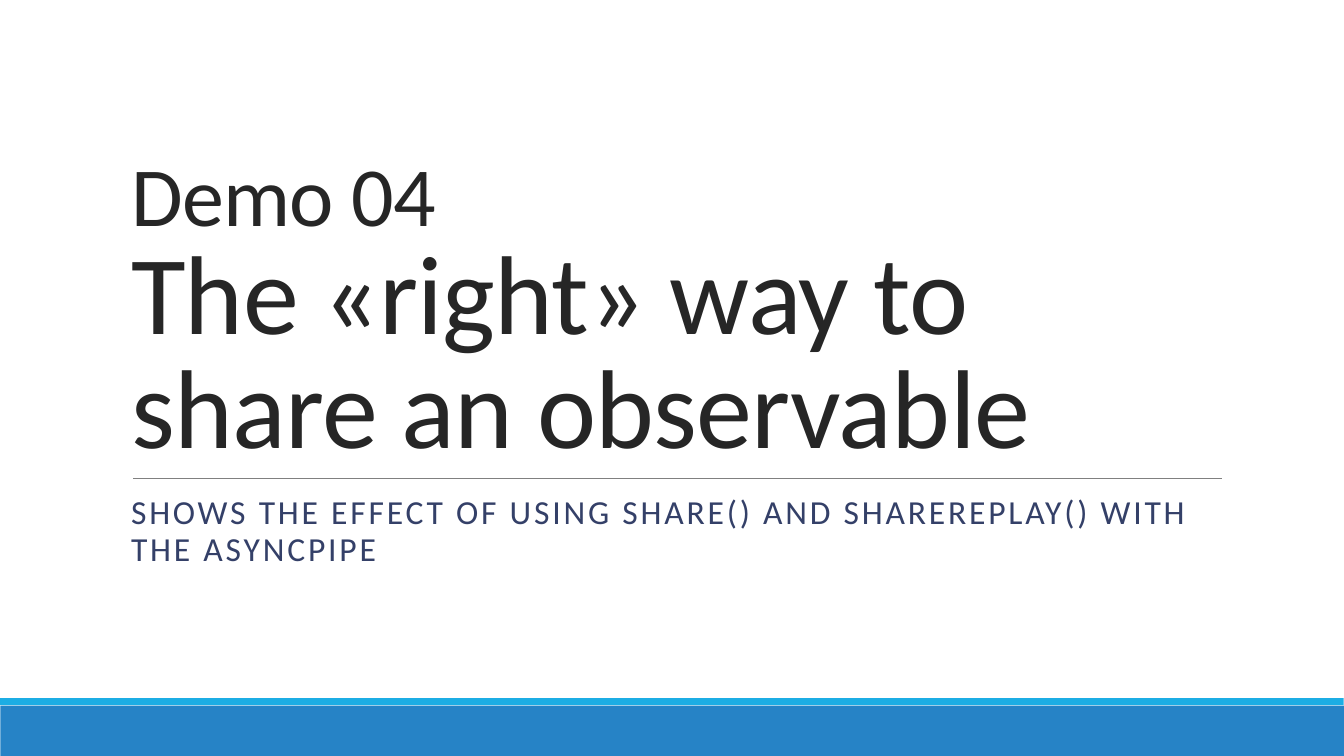
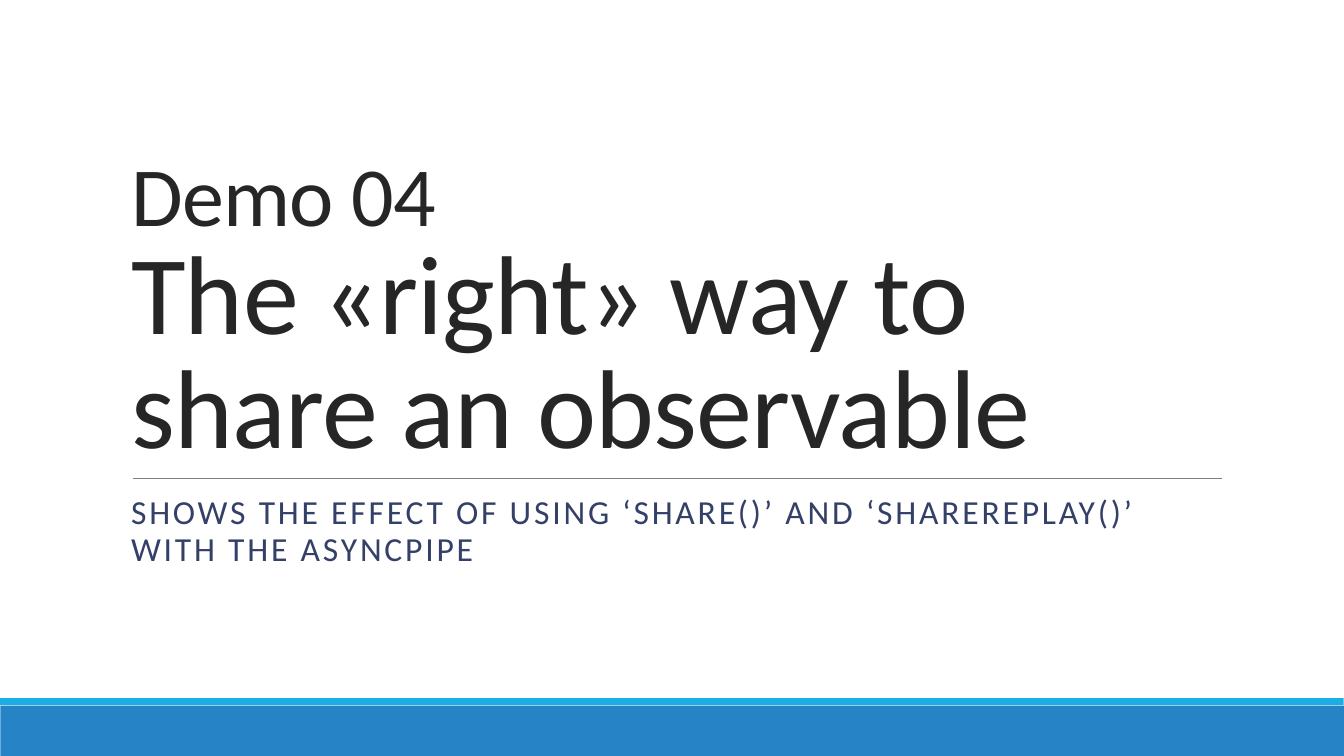
Before and after one commit to AGiorgetti/rxjs101, a slide deck: slide 26 of ReactiveProgramming_RxJS.pptx (slide 25 before the commit). Drawn at 1344x756 pixels with LibreOffice and Linux fonts; fonts in the diff are those of the drawing. Boxes give left, top, right and bottom in pixels: in the first picture for what was removed or moved away, otherwise in the second. Text is boxed around its words. In the diff, an @@ line names an element or a change of style, - is before the commit and + after.

```diff
--- a/ReactiveProgramming_RxJS.pptx
+++ b/ReactiveProgramming_RxJS.pptx
@@ text at (131,499,1132,562): text changed @@
-SHOWS THE EFFECT OF USING SHARE() AND SHAREREPLAY() WITH THE ASYNCPIPE
+SHOWS THE EFFECT OF USING ‘SHARE()’ AND ‘SHAREREPLAY()’ WITH THE ASYNCPIPE
```
Also in this commit, not shown: 9 other slides changed, 2 slides added, 1 slide removed, 19 other files.
